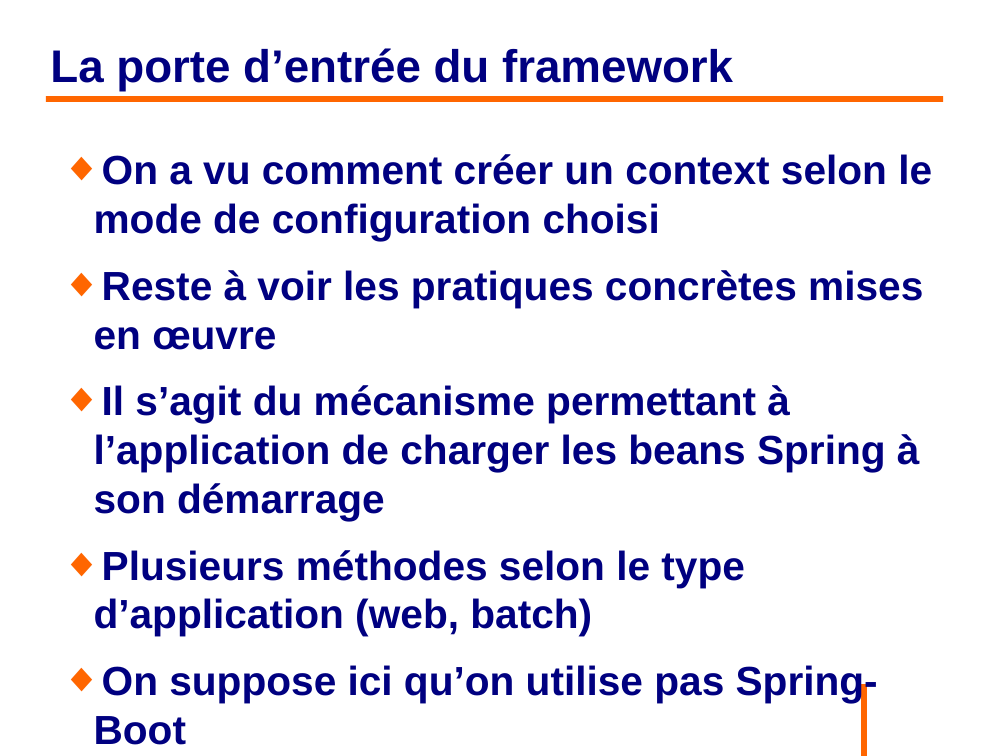
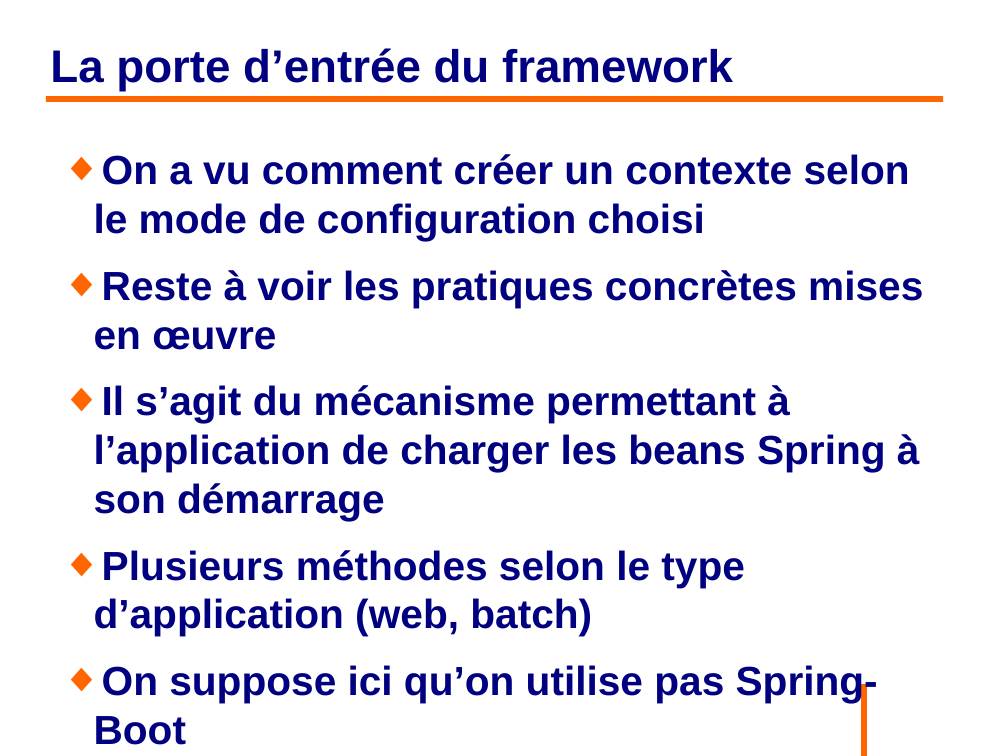
Before and after one commit to philphils/formation-spring, a slide deck: slide 72 of Documentation/diapo_formation_spring.odp. Drawn at 1008x756 pixels with LibreOffice and Linux fonts; fonts in the diff are those of the drawing; background and template pictures are left out. Boxes give left, top, right and bottom in pixels: in the first picture for what was removed or moved away, otherwise in the second. Text is boxed around its words. In the diff, an @@ line names an element or a change of style, - is before the commit and + after.

```diff
--- a/Documentation/diapo_formation_spring.odp
+++ b/Documentation/diapo_formation_spring.odp
@@ text at bbox=[94, 154, 910, 241]: text changed @@
-◆ On a vu comment créer un context selon le mode de configuration choisi
+◆ On a vu comment créer un contexte selon le mode de configuration choisi
```
Also in this commit, not shown: 23 other slides changed.
